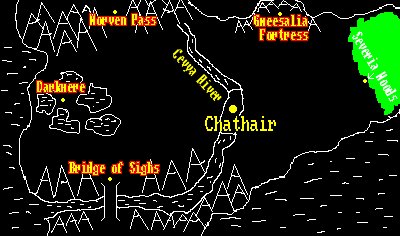
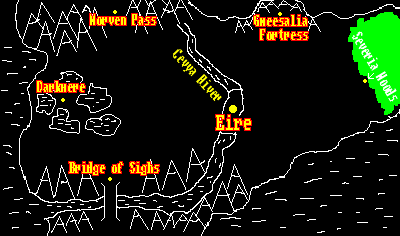
Layered file, before and after one edit (w=400, h=236). Changes by layer:
renamed "Chathair" to "Eire", painted on it over bbox(205, 115, 276, 131)
added layer "Layer #4" above "Cevya River" over bbox(215, 114, 252, 131)
